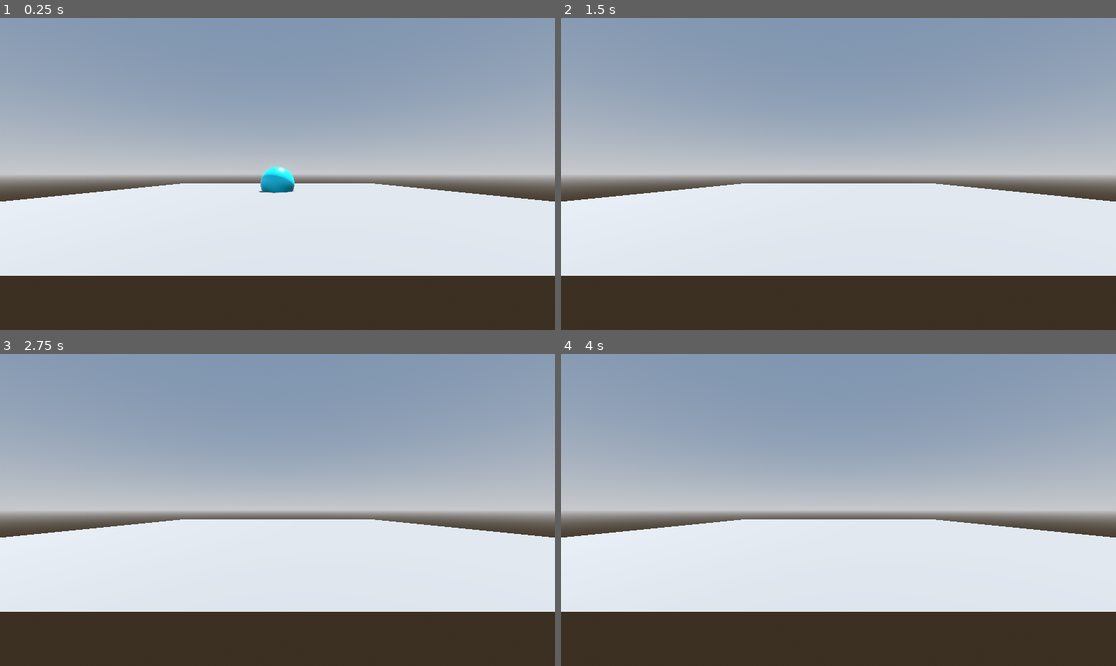
Above: before the commit, frames 1-4 (two rows, left to right).
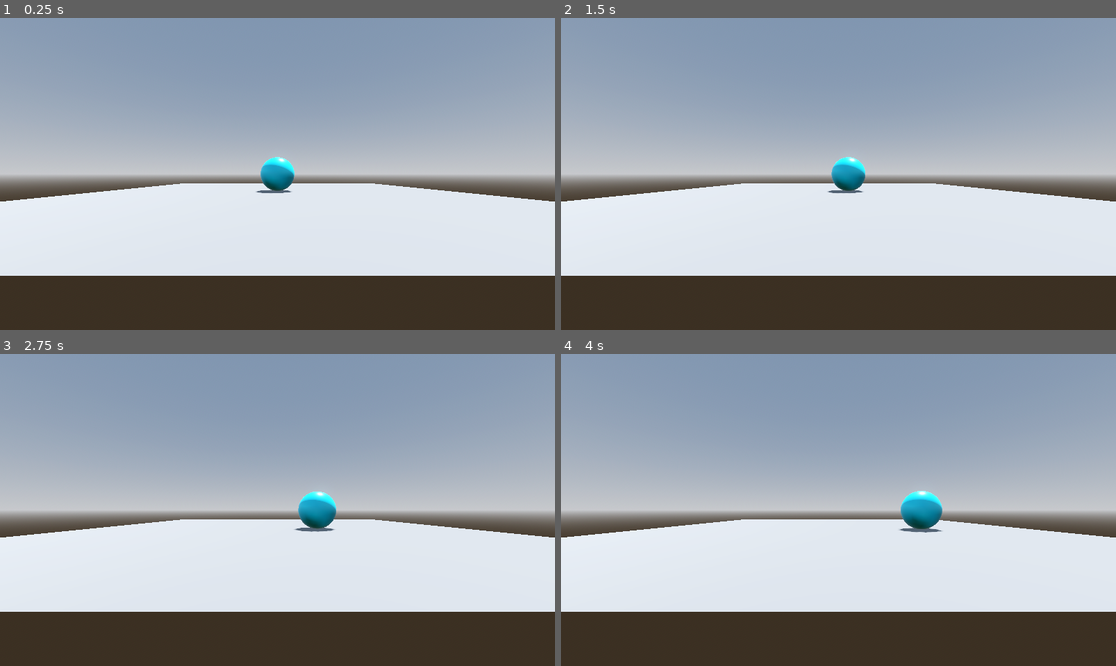
Above: after the commit, the same moments.

Repository: jrenato/godot-roll-a-ball
Game: Godot game, scene res://levels/level.tscn
Same seed, same stepped clock (60 frames per second), same inputs: the game is played once before the commit and once after it.
Inputs:
- Up to frame 1 (0.25 s): no input
- Up to frame 2 (1.5 s): hold D (move_right, bound only after the commit) 0.53-1.28 s; hold S (move_back, bound only after the commit) from 1.28 s (still down)
- Up to frame 3 (2.75 s): release S (move_back, bound only after the commit) at 2.03 s; hold D (move_right, bound only after the commit) from 2.03 s (still down)
- Up to frame 4 (4 s): release D (move_right, bound only after the commit) at 2.78 s; hold W (move_forward, bound only after the commit) 2.78-3.53 s; hold A (move_left, bound only after the commit) from 3.53 s (still down)

The runs differ from the first frame. In frame 1, 0.6% of the frame differs, in the area x 46-54%, y 44-57%; in frame 2, 0.6%; in frame 3, 0.7%; in frame 4, 0.8%, in the area x 60-69%, y 43-58%.

Commit message:
Added input and ground collision detection

Diff:
--- a/levels/level.tscn
+++ b/levels/level.tscn
@@ -1,7 +1,7 @@
-[gd_scene load_steps=9 format=3 uid="uid://dcs7vf55bn8my"]
+[gd_scene load_steps=8 format=3 uid="uid://dcs7vf55bn8my"]
 
 [ext_resource type="Material" uid="uid://cjc6hed63y6ra" path="res://materials/ground.tres" id="1_vgfc2"]
-[ext_resource type="Material" uid="uid://dpnacu1hhralj" path="res://materials/ball.tres" id="2_rmjev"]
+[ext_resource type="PackedScene" uid="uid://cnxvofx5vjmby" path="res://player/player.tscn" id="2_ysrin"]
 
 [sub_resource type="ProceduralSkyMaterial" id="ProceduralSkyMaterial_8oxga"]
 sky_horizon_color = Color(0.64625, 0.65575, 0.67075, 1)
@@ -19,9 +19,8 @@
 [sub_resource type="PlaneMesh" id="PlaneMesh_npdpu"]
 size = Vector2(10, 10)
 
-[sub_resource type="SphereMesh" id="SphereMesh_bvkl0"]
-
-[sub_resource type="SphereShape3D" id="SphereShape3D_cvgg8"]
+[sub_resource type="ConcavePolygonShape3D" id="ConcavePolygonShape3D_nyytd"]
+data = PackedVector3Array(5, 0, 5, -5, 0, 5, 5, 0, -5, -5, 0, 5, -5, 0, -5, 5, 0, -5)
 
 [node name="Level" type="Node3D"]
 
@@ -32,20 +31,16 @@
 transform = Transform3D(-0.866025, -0.433013, 0.25, 0, 0.5, 0.866025, -0.5, 0.75, -0.433013, 0, 5, 0)
 shadow_enabled = true
 
+[node name="Camera3D" type="Camera3D" parent="."]
+transform = Transform3D(1, 0, 0, 0, 1, 0, 0, 0, 1, 0, 0.5, 6)
+
+[node name="Player" parent="." instance=ExtResource("2_ysrin")]
+
 [node name="Ground" type="MeshInstance3D" parent="."]
 mesh = SubResource("PlaneMesh_npdpu")
 surface_material_override/0 = ExtResource("1_vgfc2")
 
-[node name="Camera3D" type="Camera3D" parent="."]
-transform = Transform3D(1, 0, 0, 0, 1, 0, 0, 0, 1, 0, 0.5, 6)
+[node name="StaticBody3D" type="StaticBody3D" parent="Ground"]
 
-[node name="Player" type="RigidBody3D" parent="."]
-transform = Transform3D(1, 0, 0, 0, 1, 0, 0, 0, 1, 0, 0.5, 0)
-
-[node name="MeshInstance3D" type="MeshInstance3D" parent="Player"]
-mesh = SubResource("SphereMesh_bvkl0")
-skeleton = NodePath("../..")
-surface_material_override/0 = ExtResource("2_rmjev")
-
-[node name="CollisionShape3D" type="CollisionShape3D" parent="Player"]
-shape = SubResource("SphereShape3D_cvgg8")
+[node name="CollisionShape3D" type="CollisionShape3D" parent="Ground/StaticBody3D"]
+shape = SubResource("ConcavePolygonShape3D_nyytd")
--- /dev/null
+++ b/player/player.gd
@@ -0,0 +1,13 @@
+extends RigidBody3D
+
+
+func _ready() -> void:
+	pass
+
+
+func _process(delta: float) -> void:
+	var input := Vector3.ZERO
+	input.x = Input.get_axis("move_left", "move_right")
+	input.z = Input.get_axis("move_forward", "move_back")
+
+	apply_central_force(input)
--- /dev/null
+++ b/player/player.tscn
@@ -0,0 +1,20 @@
+[gd_scene load_steps=5 format=3 uid="uid://cnxvofx5vjmby"]
+
+[ext_resource type="Script" path="res://player/player.gd" id="1_dudnf"]
+[ext_resource type="Material" uid="uid://dpnacu1hhralj" path="res://materials/ball.tres" id="1_i5x6m"]
+
+[sub_resource type="SphereMesh" id="SphereMesh_bvkl0"]
+
+[sub_resource type="SphereShape3D" id="SphereShape3D_cvgg8"]
+
+[node name="Player" type="RigidBody3D"]
+transform = Transform3D(1, 0, 0, 0, 1, 0, 0, 0, 1, 0, 0.5, 0)
+script = ExtResource("1_dudnf")
+
+[node name="MeshInstance3D" type="MeshInstance3D" parent="."]
+mesh = SubResource("SphereMesh_bvkl0")
+skeleton = NodePath("../..")
+surface_material_override/0 = ExtResource("1_i5x6m")
+
+[node name="CollisionShape3D" type="CollisionShape3D" parent="."]
+shape = SubResource("SphereShape3D_cvgg8")
--- a/project.godot
+++ b/project.godot
@@ -14,3 +14,38 @@
 run/main_scene="res://levels/level.tscn"
 config/features=PackedStringArray("4.0", "Forward Plus")
 config/icon="res://icon.svg"
+
+[debug]
+
+gdscript/warnings/unused_parameter=0
+
+[input]
+
+move_left={
+"deadzone": 0.5,
+"events": [Object(InputEventKey,"resource_local_to_scene":false,"resource_name":"","device":-1,"window_id":0,"alt_pressed":false,"shift_pressed":false,"ctrl_pressed":false,"meta_pressed":false,"pressed":false,"keycode":0,"physical_keycode":65,"key_label":0,"unicode":97,"echo":false,"script":null)
+, Object(InputEventKey,"resource_local_to_scene":false,"resource_name":"","device":-1,"window_id":0,"alt_pressed":false,"shift_pressed":false,"ctrl_pressed":false,"meta_pressed":false,"pressed":false,"keycode":0,"physical_keycode":4194319,"key_label":0,"unicode":0,"echo":false,"script":null)
+, Object(InputEventJoypadMotion,"resource_local_to_scene":false,"resource_name":"","device":-1,"axis":2,"axis_value":-1.0,"script":null)
+]
+}
+move_right={
+"deadzone": 0.5,
+"events": [Object(InputEventKey,"resource_local_to_scene":false,"resource_name":"","device":-1,"window_id":0,"alt_pressed":false,"shift_pressed":false,"ctrl_pressed":false,"meta_pressed":false,"pressed":false,"keycode":0,"physical_keycode":68,"key_label":0,"unicode":100,"echo":false,"script":null)
+, Object(InputEventKey,"resource_local_to_scene":false,"resource_name":"","device":-1,"window_id":0,"alt_pressed":false,"shift_pressed":false,"ctrl_pressed":false,"meta_pressed":false,"pressed":false,"keycode":0,"physical_keycode":4194321,"key_label":0,"unicode":0,"echo":false,"script":null)
+, Object(InputEventJoypadMotion,"resource_local_to_scene":false,"resource_name":"","device":-1,"axis":2,"axis_value":1.0,"script":null)
+]
+}
+move_forward={
+"deadzone": 0.5,
+"events": [Object(InputEventKey,"resource_local_to_scene":false,"resource_name":"","device":-1,"window_id":0,"alt_pressed":false,"shift_pressed":false,"ctrl_pressed":false,"meta_pressed":false,"pressed":false,"keycode":0,"physical_keycode":87,"key_label":0,"unicode":119,"echo":false,"script":null)
+, Object(InputEventKey,"resource_local_to_scene":false,"resource_name":"","device":-1,"window_id":0,"alt_pressed":false,"shift_pressed":false,"ctrl_pressed":false,"meta_pressed":false,"pressed":false,"keycode":0,"physical_keycode":4194320,"key_label":0,"unicode":0,"echo":false,"script":null)
+, Object(InputEventJoypadMotion,"resource_local_to_scene":false,"resource_name":"","device":-1,"axis":3,"axis_value":-1.0,"script":null)
+]
+}
+move_back={
+"deadzone": 0.5,
+"events": [Object(InputEventKey,"resource_local_to_scene":false,"resource_name":"","device":-1,"window_id":0,"alt_pressed":false,"shift_pressed":false,"ctrl_pressed":false,"meta_pressed":false,"pressed":false,"keycode":0,"physical_keycode":83,"key_label":0,"unicode":115,"echo":false,"script":null)
+, Object(InputEventKey,"resource_local_to_scene":false,"resource_name":"","device":-1,"window_id":0,"alt_pressed":false,"shift_pressed":false,"ctrl_pressed":false,"meta_pressed":false,"pressed":false,"keycode":0,"physical_keycode":4194322,"key_label":0,"unicode":0,"echo":false,"script":null)
+, Object(InputEventJoypadMotion,"resource_local_to_scene":false,"resource_name":"","device":-1,"axis":3,"axis_value":1.0,"script":null)
+]
+}
Binary file added: docs/images/input-map.png
Not shown, added: docs/images/input-map.png.import
Not shown, changed: docs/moving-the-player.md
